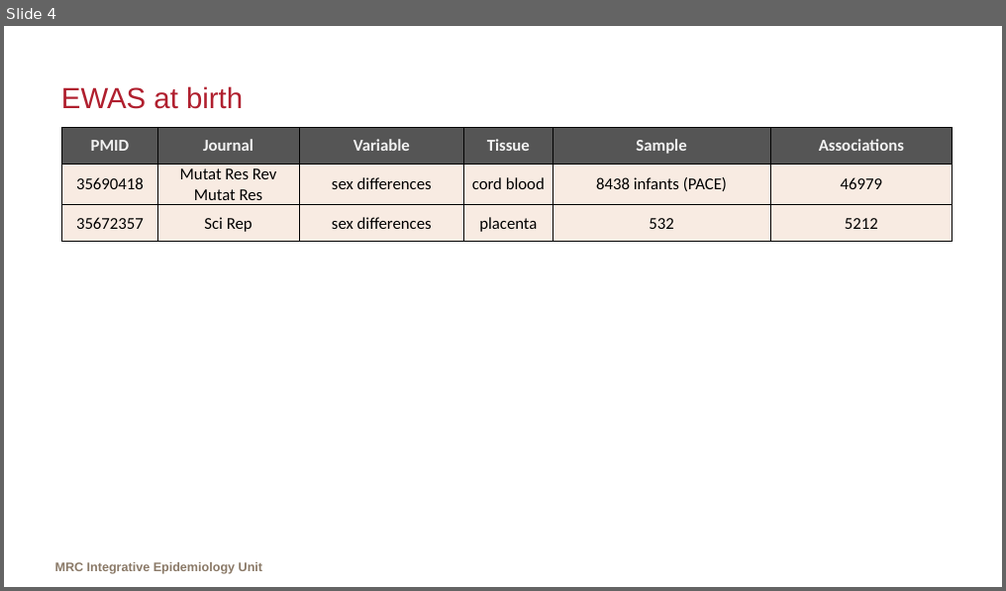
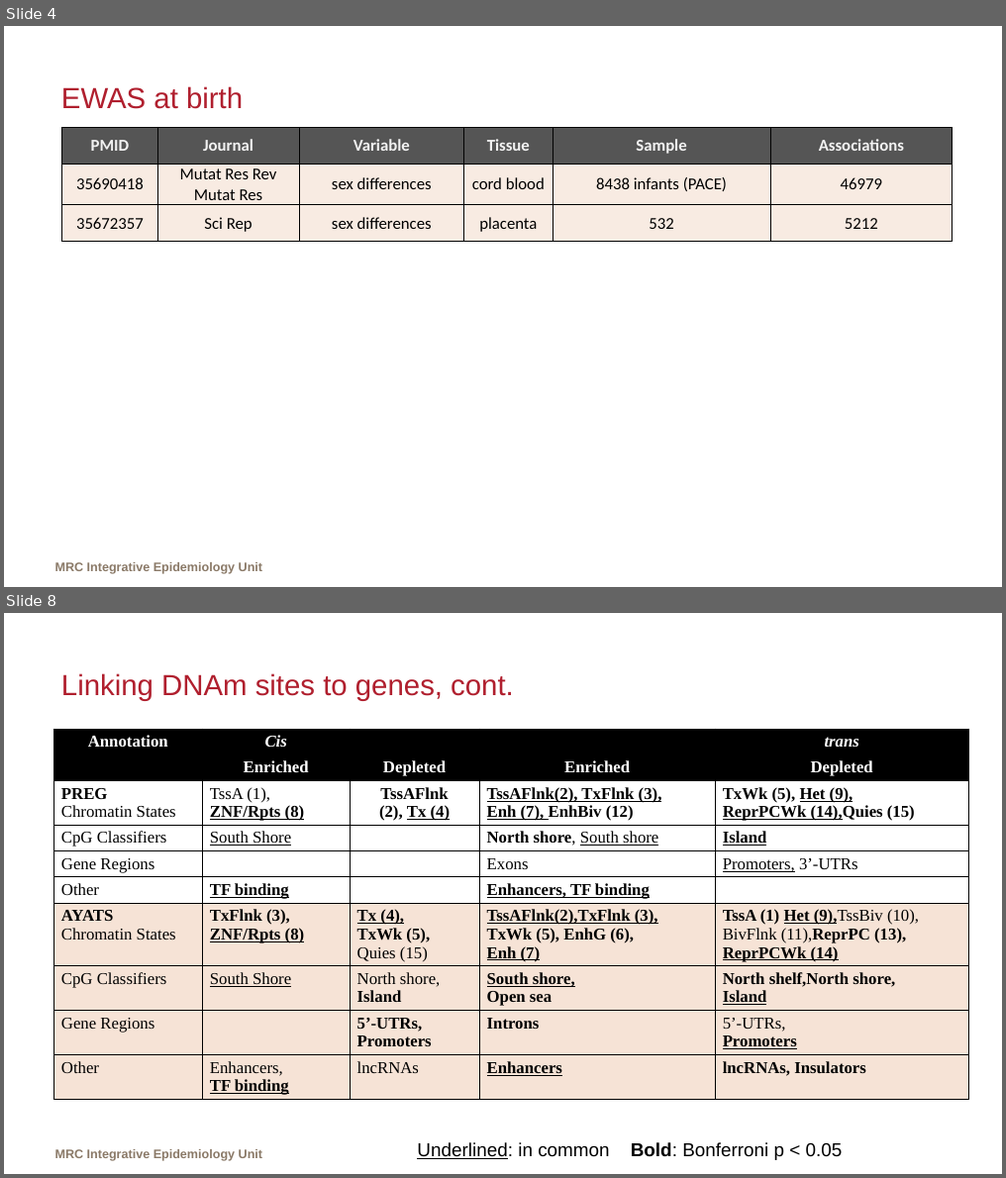
Before and after one commit to MRCIEU/epigenetics-journal-club, a slide deck: docs/presentations/20220620/slides.pptx. Shown one above the other, each under a label of ours: slide 4 before the commit, slides 4 and 8 after it; the slides between them are not shown. The pictures are 1006x591 and 1006x1178 pixels, drawn with LibreOffice and Linux fonts; fonts in the diff are those of the drawing; background and template pictures are left out. Boxes give left, top, right and bottom in pixels: in the first picture for what was removed or moved away, otherwise in the second. Text is boxed around its words. In the diff, an @@ line names an element or a change of style, - is before the commit and + after.

```diff
--- a/docs/presentations/20220620/slides.pptx
+++ b/docs/presentations/20220620/slides.pptx
@@ slide 8 added at [4,613,1002,1174], background picture (left out); not listed: 1 template element that a slide beside it also shows @@
@@ title added at [61,673,514,701], 28 pt, text #B01F2E @@
+Linking DNAm sites to genes, cont.
@@ table added at [54,729,969,1124], 10 rows, 5 columns @@
+Annotation | Cis |  |  | trans
+ | Enriched | Depleted | Enriched | Depleted
+PREG / Chromatin States | TssA (1), ZNF/Rpts (8) | TssAFlnk (2), Tx (4) | TssAFlnk(2), TxFlnk (3), Enh (7), EnhBiv (12) | TxWk (5), Het (9), ReprPCWk (14),Quies (15)
+CpG Classifiers | South Shore |  | North shore, South shore | Island
+Gene Regions |  |  | Exons | Promoters, 3’-UTRs
+Other | TF binding |  | Enhancers, TF binding | 
+AYATS / Chromatin States | TxFlnk (3), ZNF/Rpts (8) | Tx (4), TxWk (5), Quies (15) | TssAFlnk(2),TxFlnk (3), TxWk (5), EnhG (6), Enh (7) | TssA (1) Het (9),TssBiv (10), BivFlnk (11),ReprPC (13), ReprPCWk (14)
+CpG Classifiers | South Shore | North shore, Island | South shore, Open sea | North shelf,North shore, Island
+Gene Regions |  | 5’-UTRs, Promoters | Introns | 5’-UTRs, Promoters
+Other | Enhancers, TF binding | lncRNAs | Enhancers | lncRNAs, Insulators
@@ text added at [417,1143,843,1160], 18 pt, text #000000 @@
+Underlined: in common Bold: Bonferroni p < 0.05
```
Also in this commit, not shown: 12 other slides added, 1 slide removed, 1 other file.
